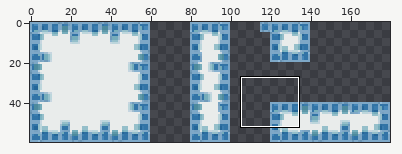
Edited in one commit: sprite sheet (tilemap/Test/backGroundA.png). Above: a wide view before the commit, with the close-up outlined.
Close-up. Earlier state:
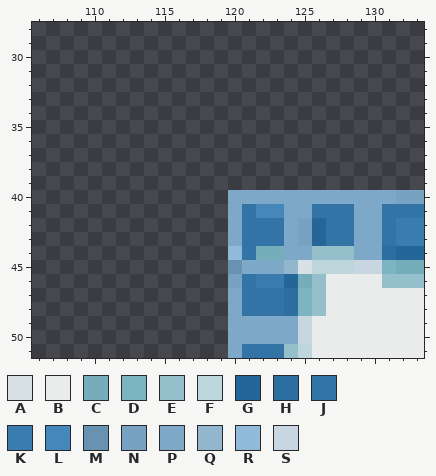
The file is 180x60 pixels. Colours within 5 levels of each other are drawn and written as one. Shown: x 106..133, y 28..51.
Palette (. is transparent): A #d8e2e6  B #e9eceb  C #76adbb  D #7db4c2  E #95bfca  F #bcd6dc  G #246698  H #2c6ea0  J #3274a6  K #3a7cae  L #4587b9  M #6892b1  N #78a2c1  P #7ea8c7  Q #93b6cf  R #90bad9  S #c7d6e0
Pixels before, first column x 120:
40 PPPPPPPPPPPPNN
41 PJLLPPJJJPPJJJ
42 PJJJPNGJJPPJKK
43 PJJJPNGJJPPJKK
44 RJCCPPEEEPPHGG
45 MPPPQAFFFSSDCC
46 NJKKGCEBBBBEEE
47 PJJJHDEBBBBBBB
48 PJJJHDEBBBBBBB
49 PPPPPSBBBBBBBB
50 PPPPPSBBBBBBBB
51 PJJJEFBBBBBBBB
And afterwards:
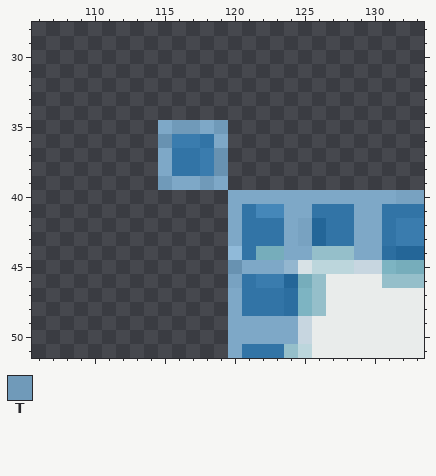
Colours new in this view: T #709ab9
Difference:
Changed rows in their new state; - is an unchanged pixel.
first column x 115:
35 PTTPT
36 MKKJP
37 PJJKM
38 PJJKM
39 TPPTP
Boxes around the changes in both close-ups, in picture pixels (x1, y1, x2, y2):
added: (158, 120, 228, 190)
